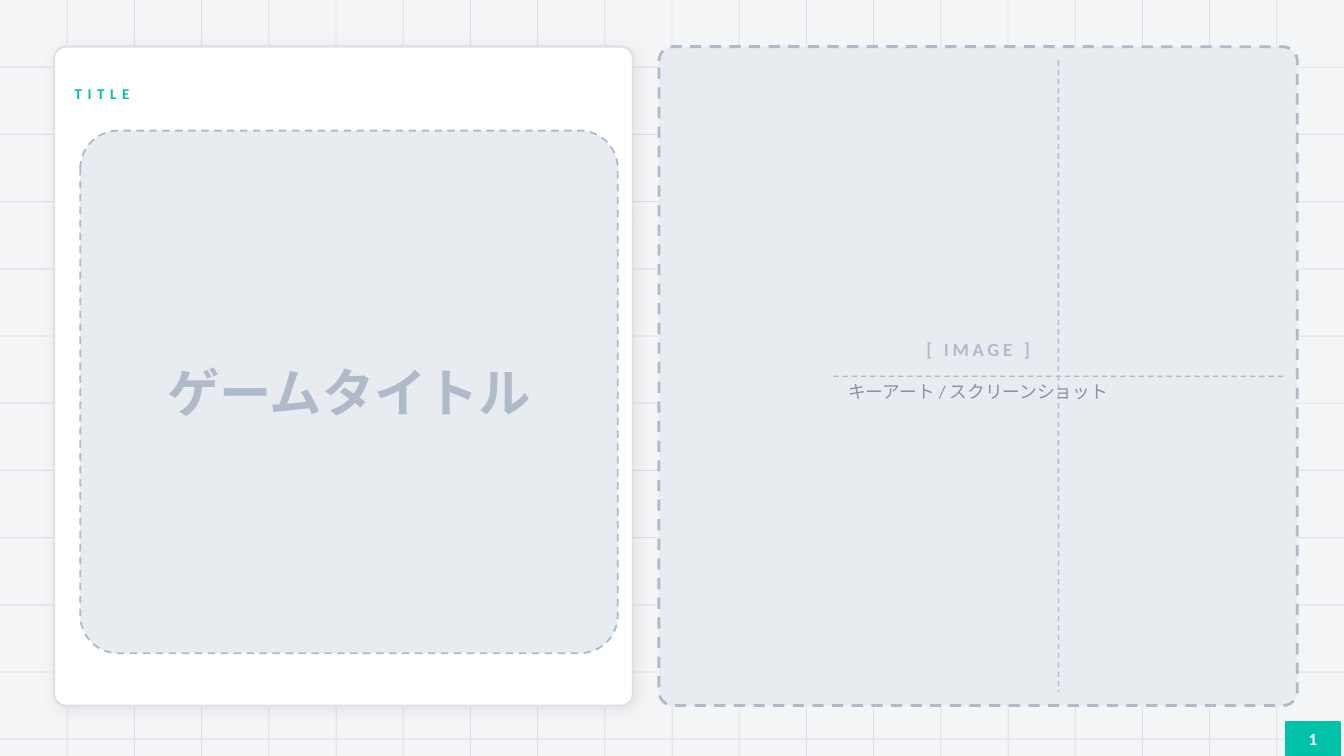
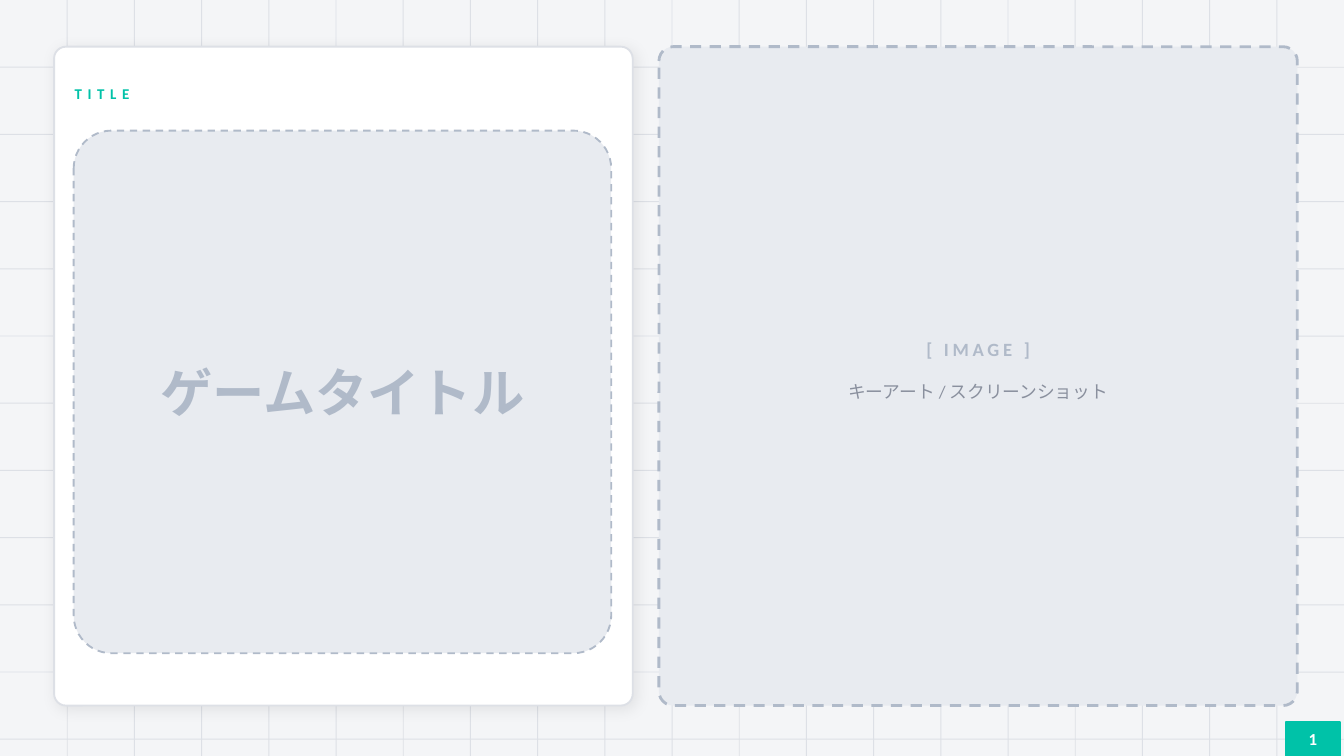
Before and after one commit to huraru7/ProjectTaker, a slide deck: slide 1 of Assets/ProjectTanker/tank_game_template.pptx. Drawn at 1344x756 pixels with LibreOffice and Linux fonts; fonts in the diff are those of the drawing. Boxes give left, top, right and bottom in pixels: in the first picture for what was removed or moved away, otherwise in the second. Text is boxed around its words. In the diff, an @@ line names an element or a change of style, - is before the commit and + after.

```diff
--- a/Assets/ProjectTanker/tank_game_template.pptx
+++ b/Assets/ProjectTanker/tank_game_template.pptx
@@ line removed from (1059, 60) to (1059, 692) @@
@@ text "ゲームタイトル" moved from (x1=167, y1=368, x2=531, y2=416) to (x1=161, y1=368, x2=525, y2=416) @@
@@ rounded rectangle moved from (x1=81, y1=130, x2=618, y2=653) to (x1=74, y1=130, x2=612, y2=653) @@
@@ line removed from (833, 376) to (1284, 376) @@
```
Also in this commit, not shown: 5 other slides changed, 1 slide removed, 36 other files.
